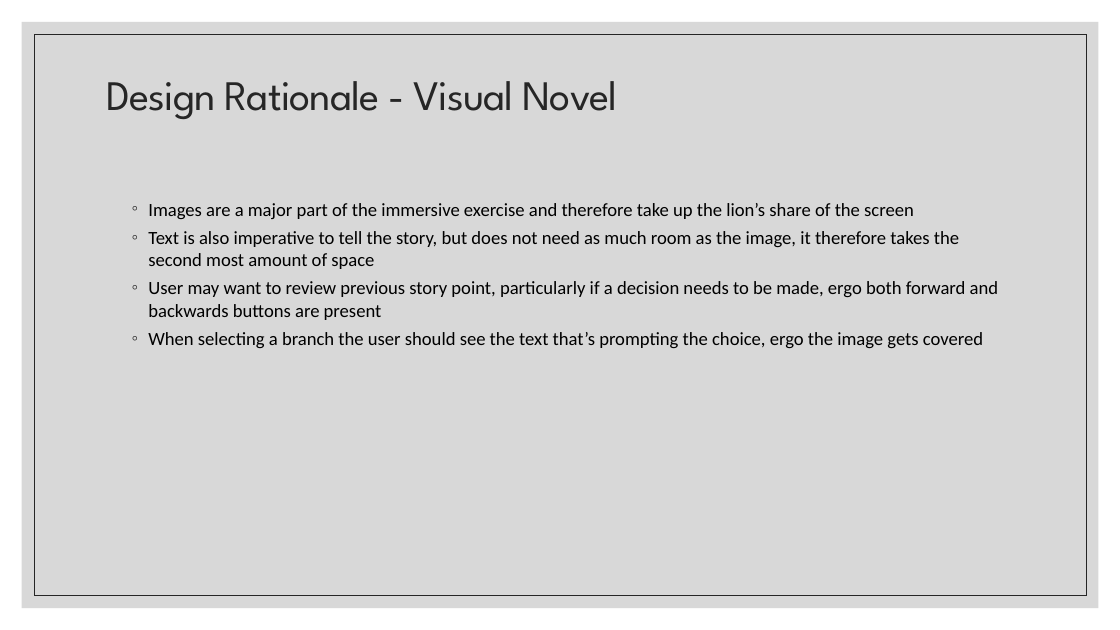
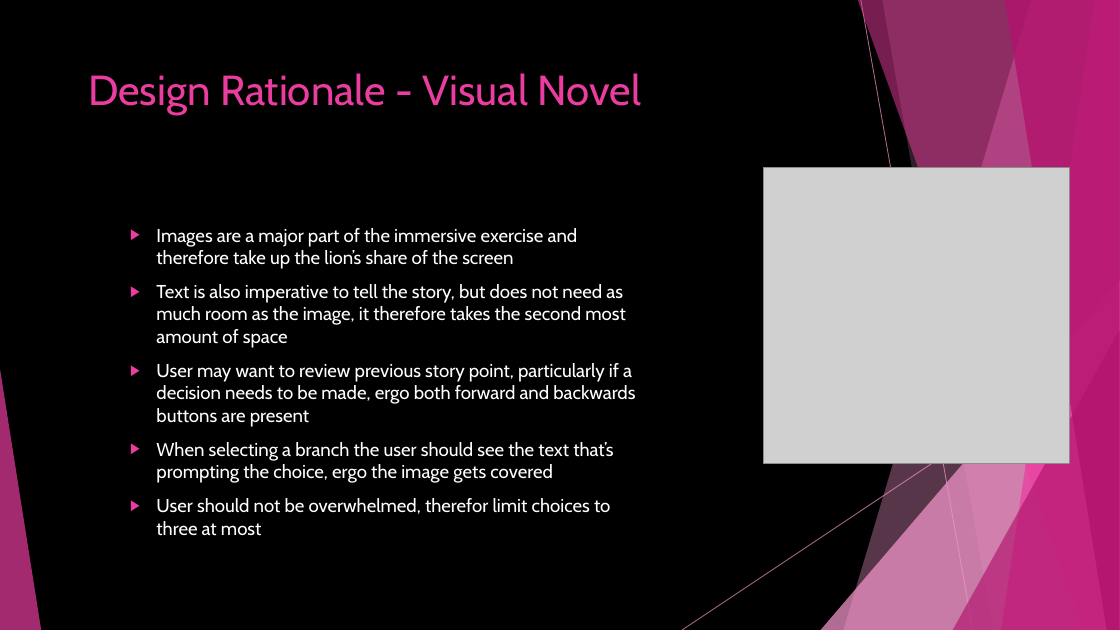
Before and after one commit to alexandraburress/488GroupProject, a slide deck: slide 8 of SchoolReport/Mobile Wizard Dress-Up Game.pptx. Drawn at 1120x630 pixels with LibreOffice and Linux fonts; fonts in the diff are those of the drawing; grey boxes stand for pictures. Boxes give left, top, right and bottom in pixels: in the first picture for what was removed or moved away, otherwise in the second. Text is boxed around its words. In the diff, an @@ line names an element or a change of style, - is before the commit and + after.

```diff
--- a/SchoolReport/Mobile Wizard Dress-Up Game.pptx
+++ b/SchoolReport/Mobile Wizard Dress-Up Game.pptx
@@ background #FFFFFF to #000000 @@
@@ rectangle removed at [22, 22, 1099, 608] @@
@@ rectangle removed at [34, 34, 1086, 596] @@
@@ title "Design Rationale - Visual Novel": place and size @@
-title "Design Rationale - Visual Novel" at [106, 81, 617, 119]
+title "Design Rationale - Visual Novel" at [88, 73, 640, 115]
@@ title "Design Rationale - Visual Novel" at [88, 73, 640, 115]: font League Spartan to Cabin, text colour #262626 to #EB3D9F, letter spacing -0.7 to 0 pt; line spacing 0.9 to 1; vertical alignment middle to top @@
@@ picture added at [764, 167, 1069, 463] @@
@@ text "Images are a major part ...": place and size @@
-text "Images are a major part ..." at [148, 203, 998, 348]
+text "Images are a major part ..." at [156, 228, 635, 536]
@@ text at [156, 228, 635, 483]: font Calibri to Cabin, text colour #000000 to #FFFFFF in "Images are a major part of the ...", "Text is also imperative to tell the ...", "User may want to review previous story ...", "When selecting a branch the user should ..."; bullet ◦ to ▶; more space between paragraphs; bullet colour #262626 to #EB3D9F @@
@@ group added at [0, 0, 1120, 630]: 5 freeform shapes, 3 triangles, 2 lines @@
@@ text at [156, 498, 610, 536]: paragraph added @@
+  ▶ User should not be overwhelmed, therefor limit choices to three at most
```
Also in this commit, not shown: 13 other slides changed, 1 other file.
